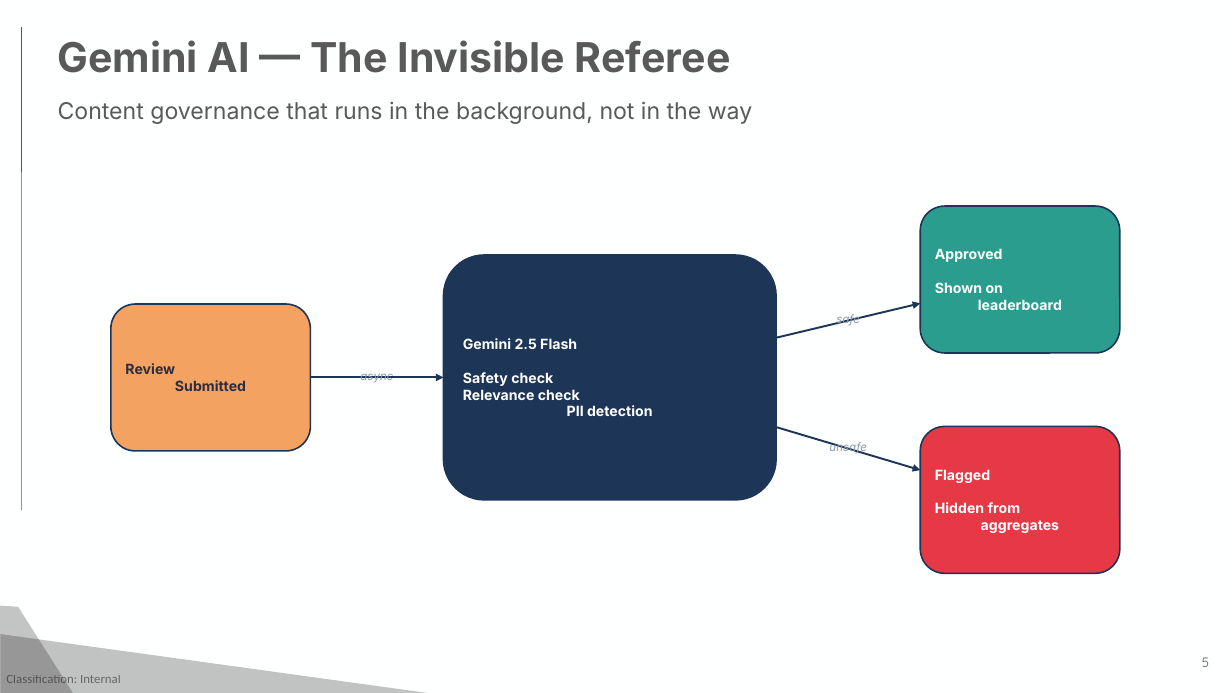
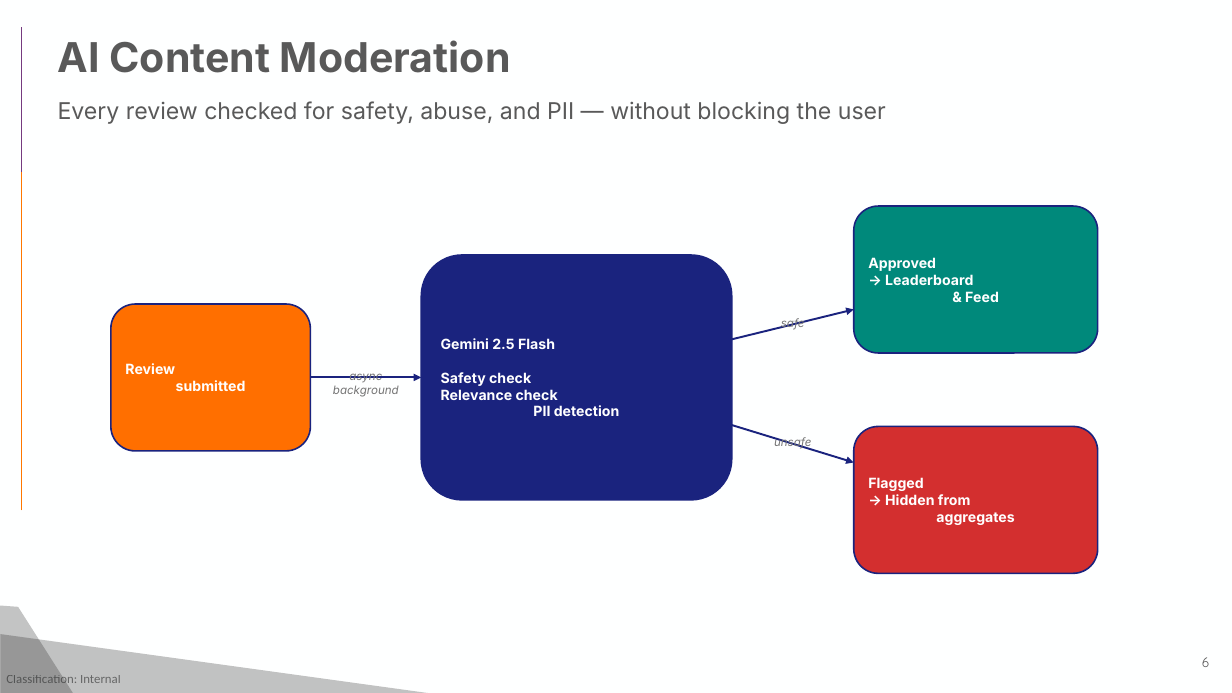
Before and after one commit to anujkarn002/BWAI-APL-DELHI, a slide deck: slide 6 of docs/stadiumbite-deck.pptx (slide 5 before the commit). Drawn at 1232x693 pixels with LibreOffice and Linux fonts; fonts in the diff are those of the drawing; background and template pictures are left out. Boxes give left, top, right and bottom in pixels: in the first picture for what was removed or moved away, otherwise in the second. Text is boxed around its words. In the diff, an @@ line names an element or a change of style, - is before the commit and + after.

```diff
--- a/docs/stadiumbite-deck.pptx
+++ b/docs/stadiumbite-deck.pptx
@@ title at <box>58,40,511,73</box>: text changed @@
-Gemini AI — The Invisible Referee
+AI Content Moderation
@@ subtitle at <box>58,101,886,124</box>: text changed @@
-Content governance that runs in the background, not in the way
+Every review checked for safety, abuse, and PII — without blocking the user
@@ rounded rectangle "Approved → Leaderboard & Feed": place and size @@
-rounded rectangle "Approved → Leaderboard & Feed" at <box>921,206,1120,353</box>
+rounded rectangle "Approved → Leaderboard & Feed" at <box>854,206,1098,353</box>
@@ rounded rectangle "Approved → Leaderboard & Feed" at <box>854,206,1098,353</box>: fill #2A9D8F to #00897B; outline #1D3557 1.25 pt to #1A237E 1.25 pt @@
@@ rounded rectangle "Gemini 2.5 Flash Safety check ...": place and size @@
-rounded rectangle "Gemini 2.5 Flash Safety check ..." at <box>444,255,776,500</box>
+rounded rectangle "Gemini 2.5 Flash Safety check ..." at <box>421,255,732,500</box>
@@ rounded rectangle "Gemini 2.5 Flash Safety check ..." at <box>421,255,732,500</box>: fill #1D3557 to #1A237E; outline #1D3557 1.25 pt to #1A237E 1.25 pt @@
@@ text in rounded rectangle at <box>868,257,999,302</box>: text changed @@
-Approved
-Shown on
-leaderboard
+Approved
+→ Leaderboard
+& Feed
@@ rounded rectangle "Review submitted" at <box>111,304,311,451</box>: fill #F4A261 to #FF6F00; outline #1D3557 1.25 pt to #1A237E 1.25 pt @@
@@ arrow moved from (776, 338) - (921, 303) to (732, 339) - (854, 310) @@
@@ arrow (732, 339) - (854, 310): stroke #1D3557 1.5 pt to #1A237E 1.5 pt @@
@@ text "safe": place and size @@
-text "safe" at <box>836,314,860,325</box>
+text "safe" at <box>781,318,805,330</box>
@@ text "safe" at <box>781,318,805,330</box>: text colour #8D99AE to #757575 @@
@@ text in rounded rectangle at <box>125,363,246,391</box>: text changed; text colour #2B2D42 to #FFFFFF @@
-Review
-Submitted
+Review
+submitted
@@ arrow moved from (311, 377) - (444, 377) to (311, 377) - (421, 377) @@
@@ arrow (311, 377) - (421, 377): stroke #1D3557 1.5 pt to #1A237E 1.5 pt @@
@@ text at <box>333,373,399,397</box>: text changed; text colour #8D99AE to #757575 @@
-async
+async background
@@ arrow moved from (776, 427) - (921, 470) to (732, 425) - (854, 463) @@
@@ arrow (732, 425) - (854, 463): stroke #1D3557 1.5 pt to #1A237E 1.5 pt @@
@@ text "unsafe" at <box>774,437,811,450</box>: text colour #8D99AE to #757575 @@
@@ text "unsafe": place and size @@
-text "unsafe" at <box>829,442,866,455</box>
+text "unsafe" at <box>774,437,811,450</box>
@@ rounded rectangle "Flagged → Hidden from aggregates": place and size @@
-rounded rectangle "Flagged → Hidden from aggregates" at <box>921,427,1120,574</box>
+rounded rectangle "Flagged → Hidden from aggregates" at <box>854,427,1098,574</box>
@@ rounded rectangle "Flagged → Hidden from aggregates" at <box>854,427,1098,574</box>: fill #E63946 to #D32F2F; outline #1D3557 1.25 pt to #1A237E 1.25 pt @@
@@ text in rounded rectangle at <box>868,477,1014,525</box>: text changed @@
-Flagged
-Hidden from
-aggregates
+Flagged
+→ Hidden from
+aggregates
@@ page number at <box>1202,657,1209,667</box>: text changed @@
-5
+6
```
Also in this commit, not shown: 6 other slides changed, 5 slides added, 1 slide removed, 3 other files.
